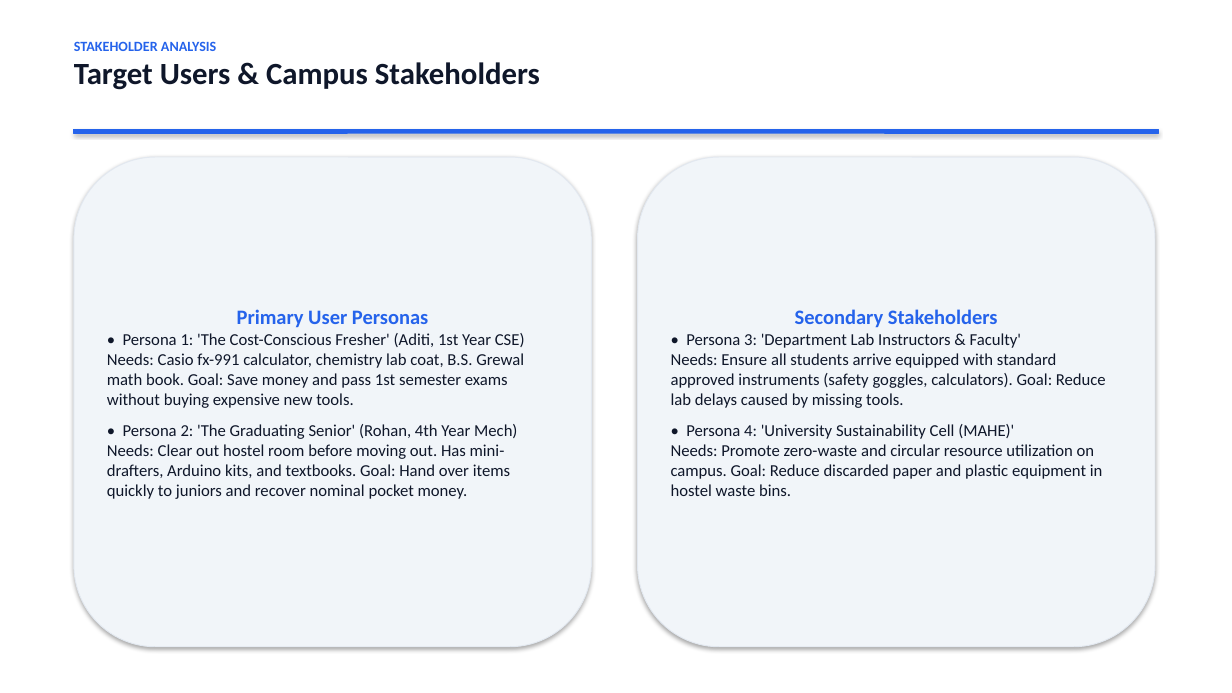
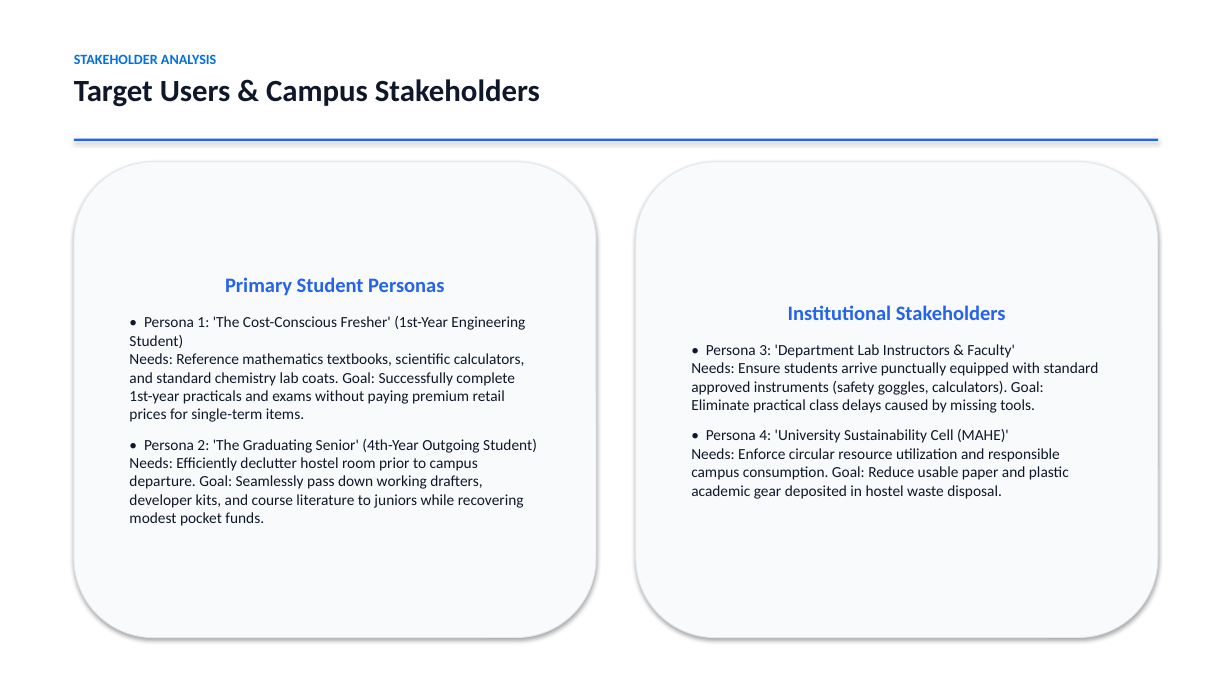
Before and after one commit to capsid85/CampusShare, a slide deck: slide 10 of Design Thinking_Presentation_Clean.pptx. Drawn at 1232x693 pixels with LibreOffice and Linux fonts; fonts in the diff are those of the drawing. Boxes give left, top, right and bottom in pixels: in the first picture for what was removed or moved away, otherwise in the second. Text is boxed around its words. In the diff, an @@ line names an element or a change of style, - is before the commit and + after.

```diff
--- a/Design Thinking_Presentation_Clean.pptx
+++ b/Design Thinking_Presentation_Clean.pptx
@@ text at [74, 54, 216, 64]: text colour #2563EB to #0071E3 in "STAKEHOLDER ANALYSIS"; more space between paragraphs @@
@@ text "STAKEHOLDER ANALYSIS": place and size @@
-text "STAKEHOLDER ANALYSIS" at [74, 41, 540, 90]
+text "STAKEHOLDER ANALYSIS" at [74, 54, 540, 107]
@@ rectangle: place and size @@
-rectangle at [74, 129, 1158, 133]
+rectangle at [74, 139, 1158, 141]
@@ rectangle at [74, 139, 1158, 141]: outline #2563EB 0.75 pt to none @@
@@ rounded rectangle "Primary Student Personas" at [74, 162, 596, 638]: fill #F1F5F9 to #F8FAFC @@
@@ rounded rectangle "Primary Student Personas": place and size @@
-rounded rectangle "Primary Student Personas" at [74, 157, 592, 647]
+rounded rectangle "Primary Student Personas" at [74, 162, 596, 638]
@@ rounded rectangle "Institutional Stakeholders": place and size @@
-rounded rectangle "Institutional Stakeholders" at [638, 157, 1155, 647]
+rounded rectangle "Institutional Stakeholders" at [636, 162, 1158, 638]
@@ rounded rectangle "Institutional Stakeholders" at [636, 162, 1158, 638]: fill #F1F5F9 to #F8FAFC @@
@@ text in rounded rectangle at [129, 277, 537, 526]: text changed; size 13 to 12 pt @@
-Primary User Personas
-• Persona 1: 'The Cost-Conscious Fresher' (Aditi, 1st Year CSE)
-Needs: Casio fx-991 calculator, chemistry lab coat, B.S. Grewal math book. Goal: Save money and pass 1st semester exams without buying expensive new tools.
-• Persona 2: 'The Graduating Senior' (Rohan, 4th Year Mech)
-Needs: Clear out hostel room before moving out. Has mini-drafters, Arduino kits, and textbooks. Goal: Hand over items quickly to juniors and recover nominal pocket money.
+Primary Student Personas
+• Persona 1: 'The Cost-Conscious Fresher' (1st-Year Engineering Student)
+Needs: Reference mathematics textbooks, scientific calculators, and standard chemistry lab coats. Goal: Successfully complete 1st-year practicals and exams without paying premium retail prices for single-term items.
+• Persona 2: 'The Graduating Senior' (4th-Year Outgoing Student)
+Needs: Efficiently declutter hostel room prior to campus departure. Goal: Seamlessly pass down working drafters, developer kits, and course literature to juniors while recovering modest pocket funds.
@@ text in rounded rectangle at [691, 305, 1099, 499]: text changed; size 13 to 12 pt @@
-Secondary Stakeholders
-• Persona 3: 'Department Lab Instructors & Faculty'
-Needs: Ensure all students arrive equipped with standard approved instruments (safety goggles, calculators). Goal: Reduce lab delays caused by missing tools.
-• Persona 4: 'University Sustainability Cell (MAHE)'
-Needs: Promote zero-waste and circular resource utilization on campus. Goal: Reduce discarded paper and plastic equipment in hostel waste bins.
+Institutional Stakeholders
+• Persona 3: 'Department Lab Instructors & Faculty'
+Needs: Ensure students arrive punctually equipped with standard approved instruments (safety goggles, calculators). Goal: Eliminate practical class delays caused by missing tools.
+• Persona 4: 'University Sustainability Cell (MAHE)'
+Needs: Enforce circular resource utilization and responsible campus consumption. Goal: Reduce usable paper and plastic academic gear deposited in hostel waste disposal.
```
Also in this commit, not shown: 10 other slides changed, 5 slides added, 5 slides removed, 11 other files.
